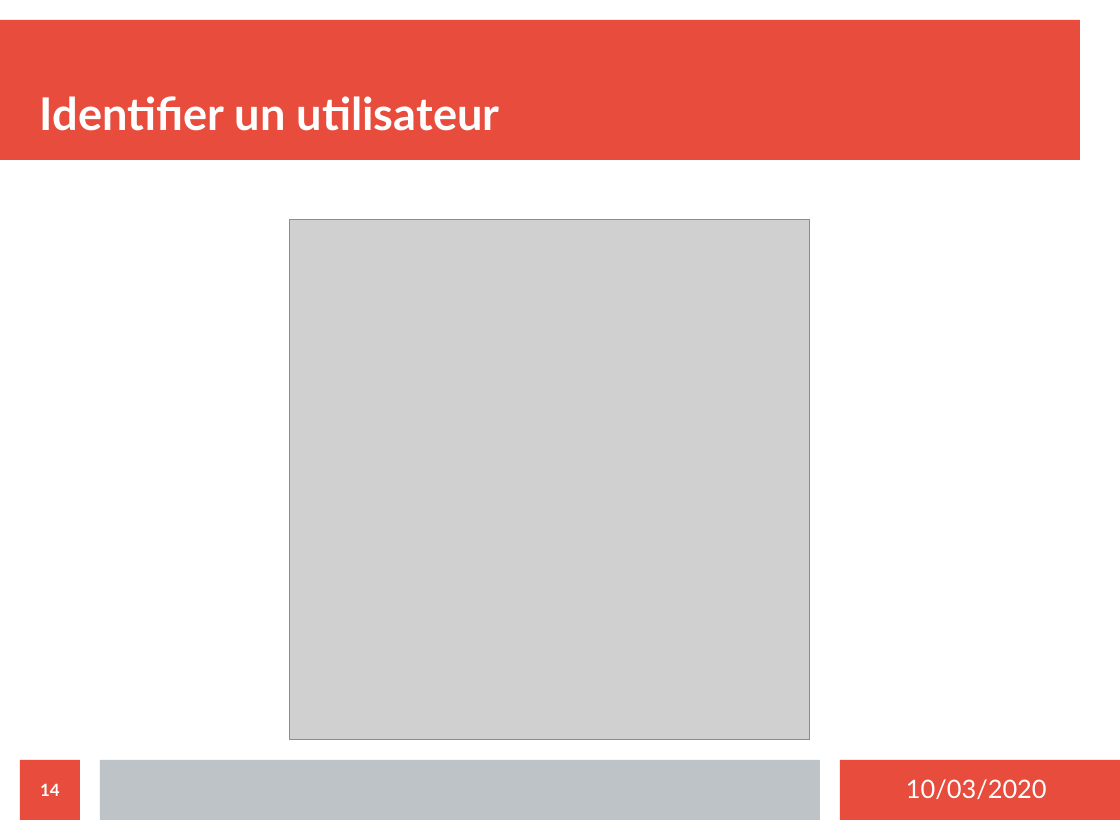
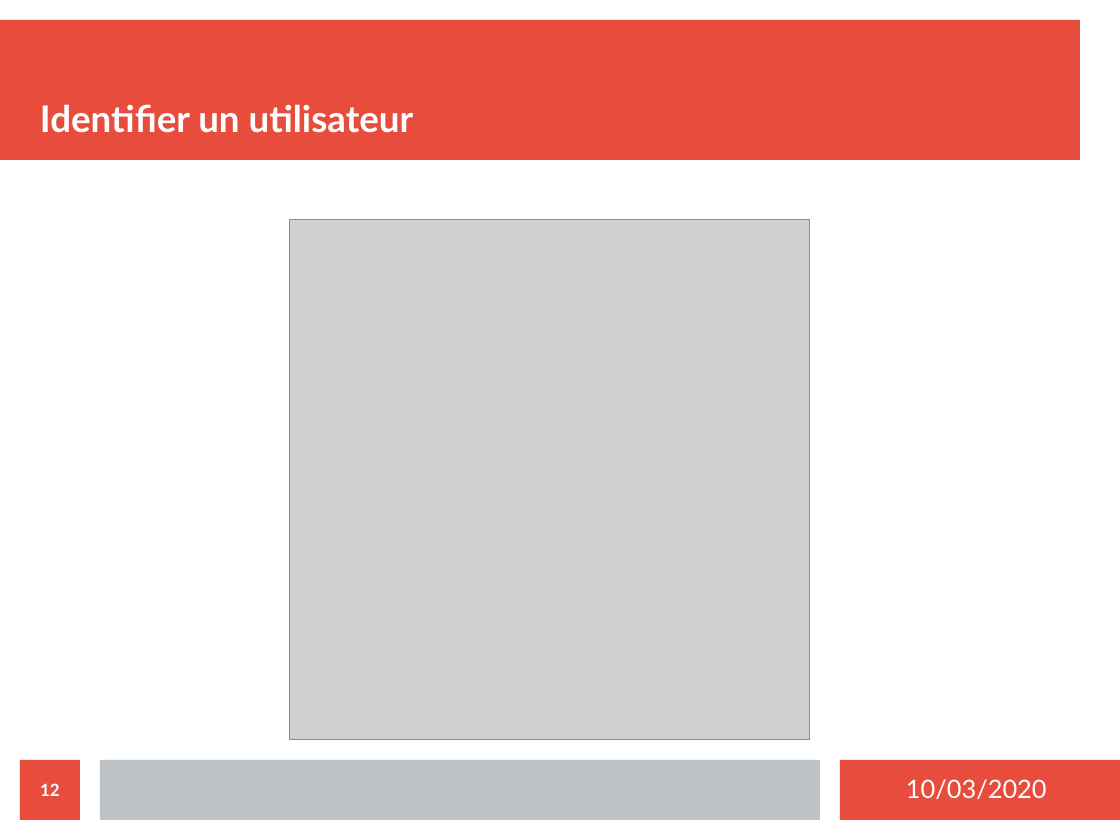
Before and after one commit to MezeretteBrice/Projet_Ronde, a slide deck: slide 12 of SOUTENANCE/Revue2/Revue2_CHEVREL.odp (slide 14 before the commit). Drawn at 1120x840 pixels with LibreOffice and Linux fonts; fonts in the diff are those of the drawing; grey boxes stand for pictures. Boxes give left, top, right and bottom in pixels: in the first picture for what was removed or moved away, otherwise in the second. Text is boxed around its words. In the diff, an @@ line names an element or a change of style, - is before the commit and + after.

```diff
--- a/SOUTENANCE/Revue2/Revue2_CHEVREL.odp
+++ b/SOUTENANCE/Revue2/Revue2_CHEVREL.odp
@@ title "Identifier un utilisateur" at <box>40,104,414,133</box>: size 32 to 26 pt @@
@@ page number at <box>40,783,60,796</box>: text changed @@
-14
+12
```
Also in this commit, not shown: 8 other slides changed, 2 slides removed.
